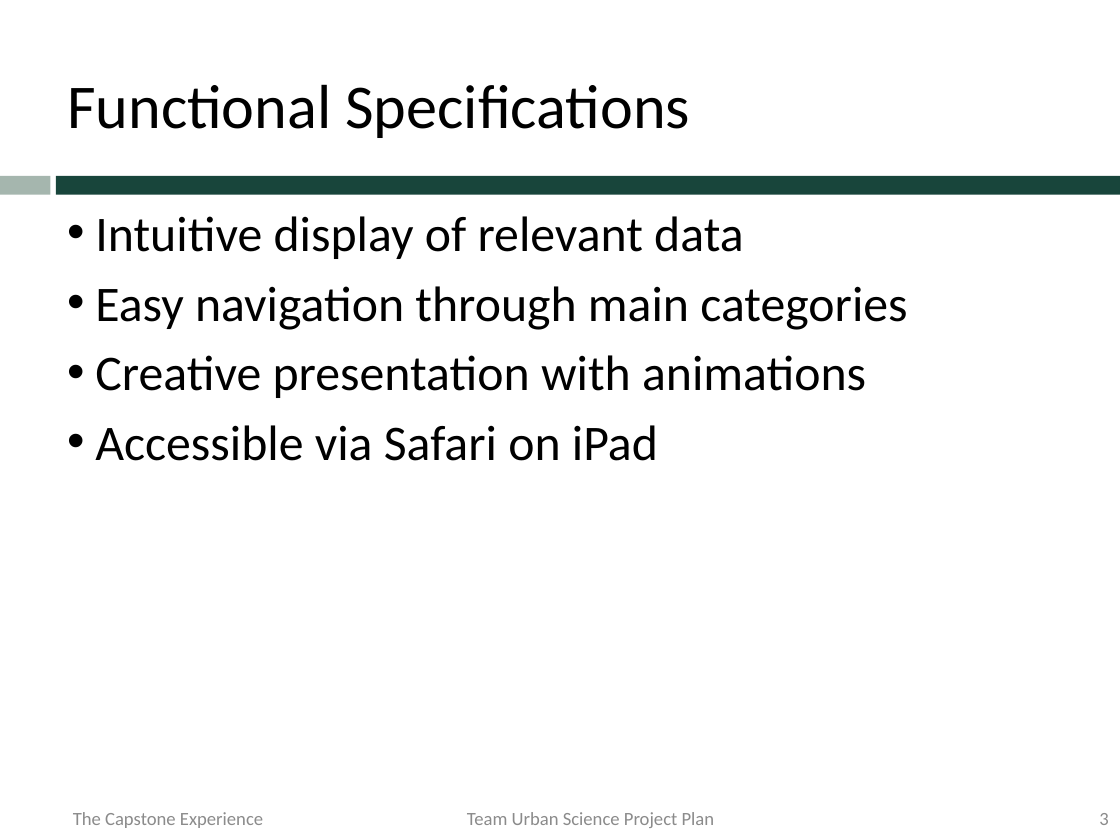
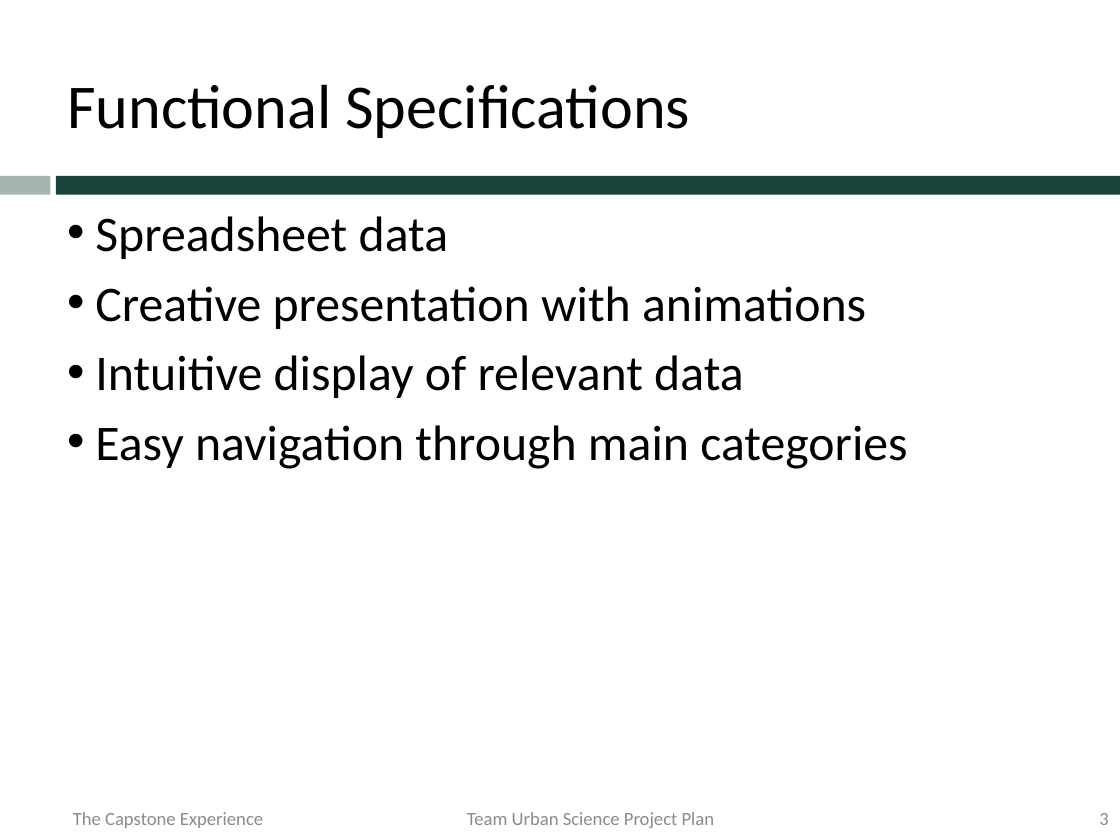
Before and after one commit to msu-capstone-team-urban-science/infographic-generator, a slide deck: slide 3 of project-plan-presentation/team-urban-science-project-plan-presentation.pptx. Drawn at 1120x840 pixels with LibreOffice and Linux fonts; fonts in the diff are those of the drawing; background and template pictures are left out. Boxes give left, top, right and bottom in pixels: in the first picture for what was removed or moved away, otherwise in the second. Text is boxed around its words. In the diff, an @@ line names an element or a change of style, - is before the commit and + after.

```diff
--- a/project-plan-presentation/team-urban-science-project-plan-presentation.pptx
+++ b/project-plan-presentation/team-urban-science-project-plan-presentation.pptx
@@ text at (95,216,866,329): paragraphs added @@
+• Spreadsheet data
+• Creative presentation with animations
@@ text at (95,355,866,461): paragraphs removed @@
-• Creative presentation with animations
-• Accessible via Safari on iPad
```
Also in this commit, not shown: 4 other slides changed, 1 slide added.
